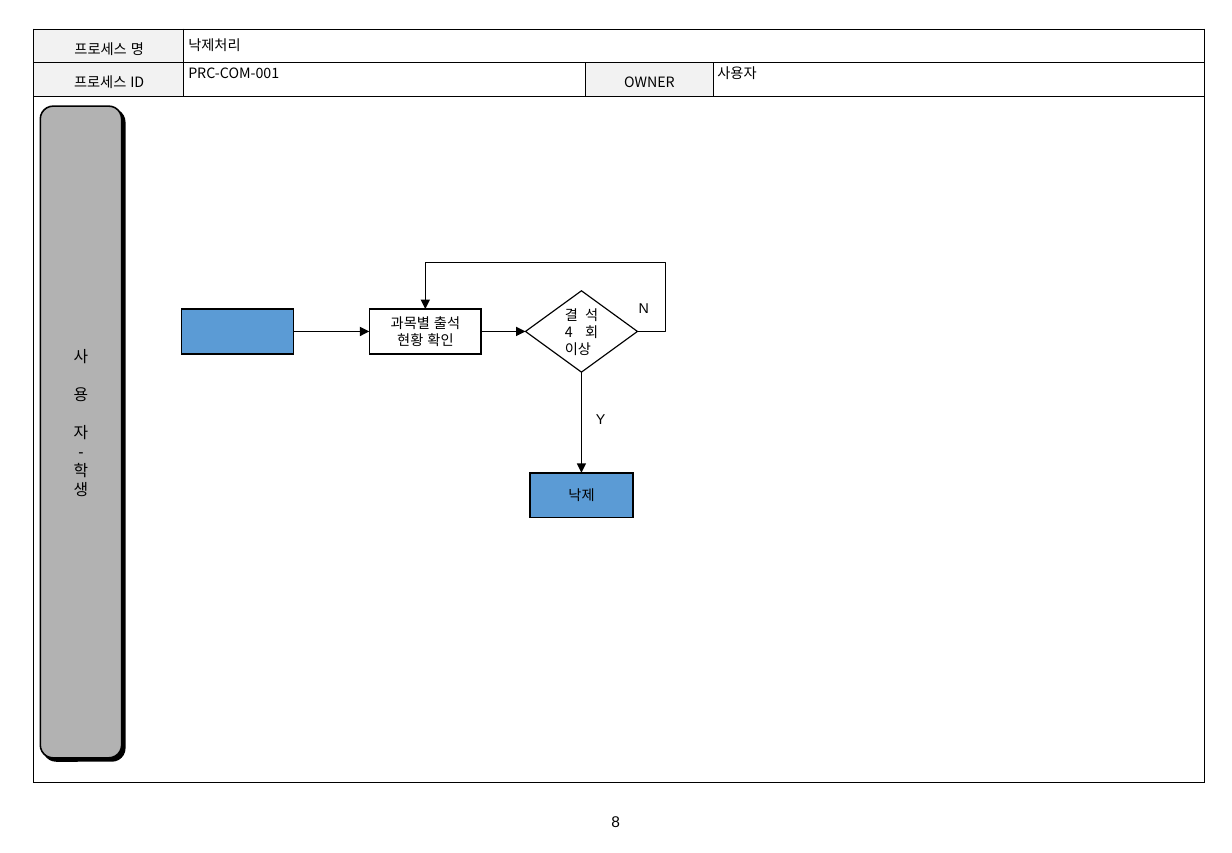
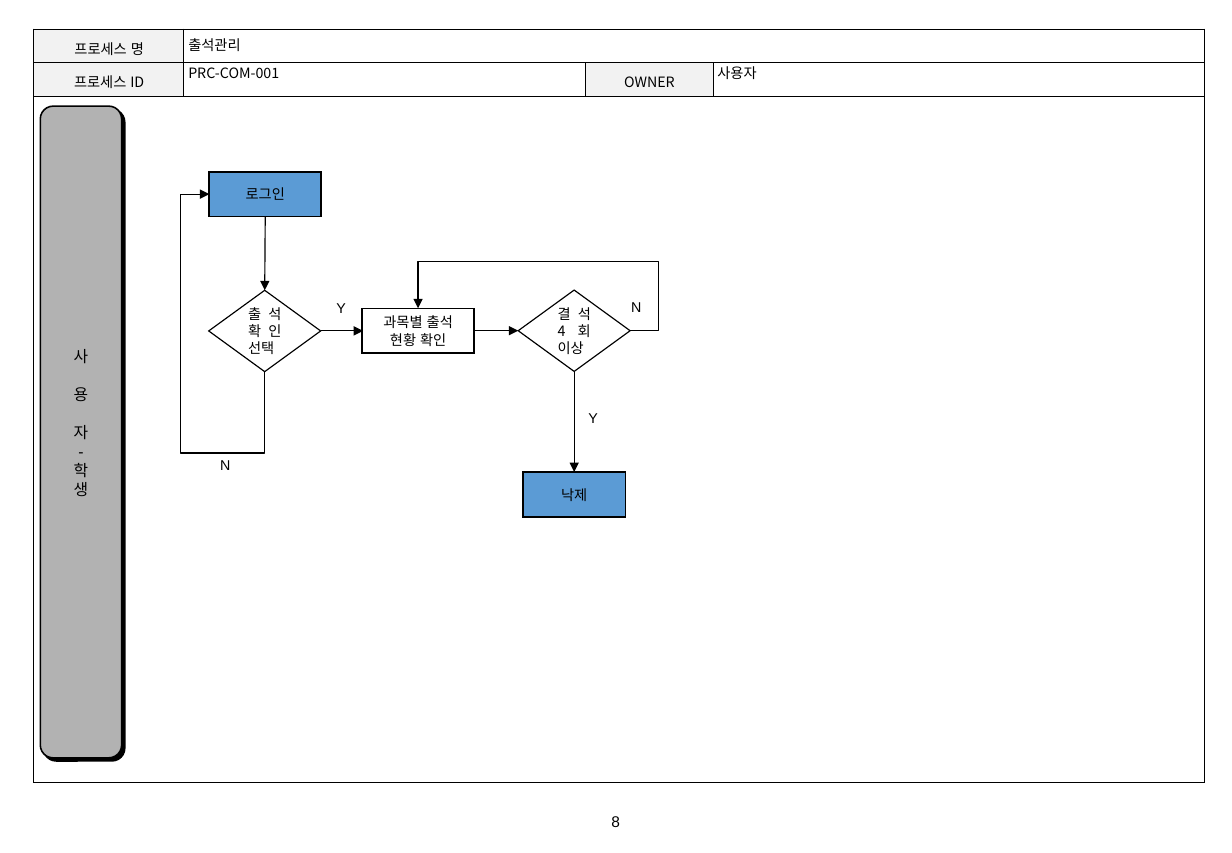
Before and after one commit to lgt9875/Idino-Project, a slide deck: slide 8 of DS01_프로세스정의서_v1.0.pptx. Drawn at 1232x853 pixels with LibreOffice and Linux fonts; fonts in the diff are those of the drawing; background and template pictures are left out. Boxes give left, top, right and bottom in pixels: in the first picture for what was removed or moved away, otherwise in the second. Text is boxed around its words. In the diff, an @@ line names an element or a change of style, - is before the commit and + after.

```diff
--- a/DS01_프로세스정의서_v1.0.pptx
+++ b/DS01_프로세스정의서_v1.0.pptx
@@ title at <box>188,38,240,51</box>: text changed @@
-낙제처리
+출석관리
@@ rectangle added at <box>209,172,321,216</box>, fill #5B9BD5, outline #000000 1 pt, 9 pt, text #000000 @@
+로그인
@@ elbow arrow added from (265, 372) to (209, 195), #000000 0.75 pt @@
@@ arrow added from (265, 216) to (265, 290), #000000 0.75 pt @@
@@ diamond added at <box>209,290,321,372</box>, outline #000000 0.75 pt, 9 pt, text #000000 @@
+출석확인 선택
@@ rectangle removed at <box>182,309,293,354</box> @@
@@ text added at <box>336,303,345,313</box>, 9 pt, text #000000 @@
+Y
@@ rectangle "과목별 출석 현황 확인": place and size @@
-rectangle "과목별 출석 현황 확인" at <box>370,309,481,354</box>
+rectangle "과목별 출석 현황 확인" at <box>362,308,473,353</box>
@@ arrow moved from (293, 331) - (370, 331) to (321, 331) - (363, 331) @@
@@ 2 arrows, 1 diamond, 1 text, 1 rectangle, 1 elbow arrow: place and size @@
-2 arrows, 1 diamond, 1 text, 1 rectangle, 1 elbow arrow at <box>425,263,667,518</box>
+2 arrows, 1 diamond, 1 text, 1 rectangle, 1 elbow arrow at <box>419,262,659,516</box>
@@ text "Y": place and size @@
-text "Y" at <box>596,414,605,424</box>
+text "Y" at <box>588,413,597,423</box>
@@ text added at <box>220,460,230,470</box>, 9 pt, text #000000 @@
+N
```
Also in this commit, not shown: 3 other slides changed, 26 other files.
